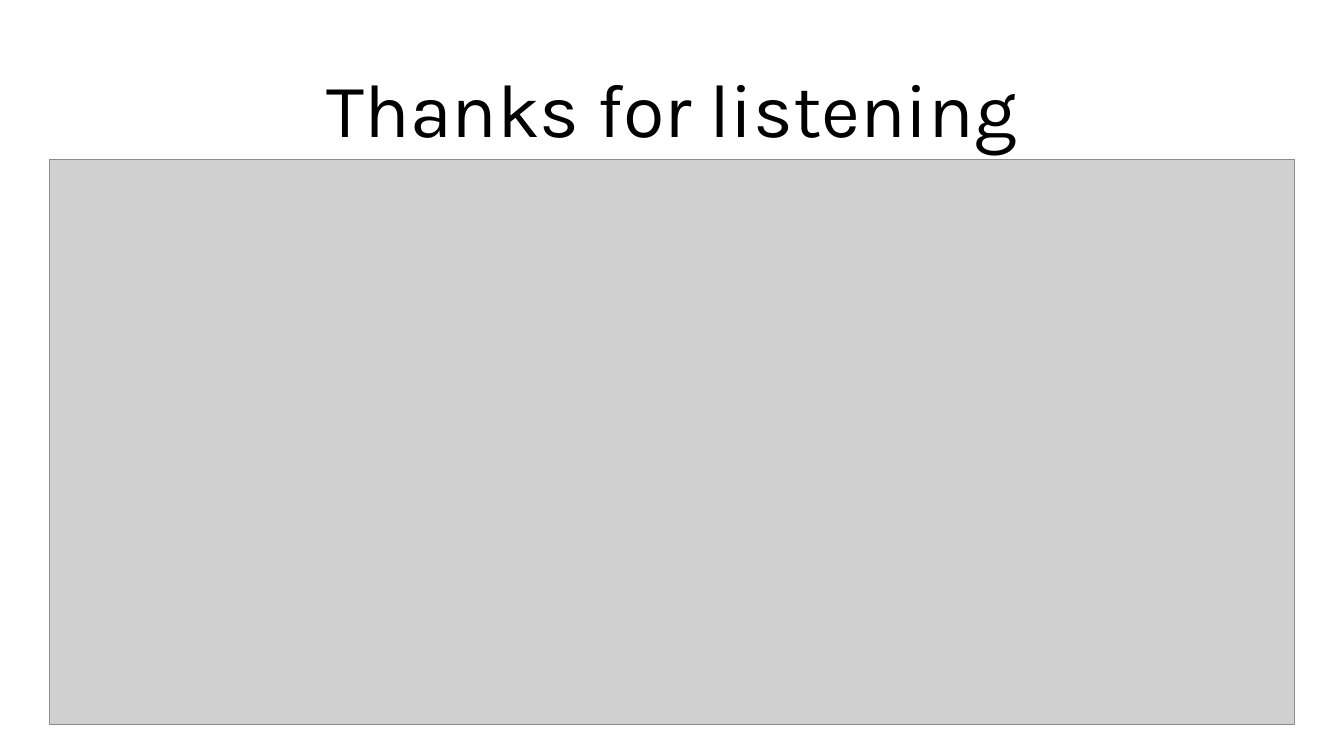
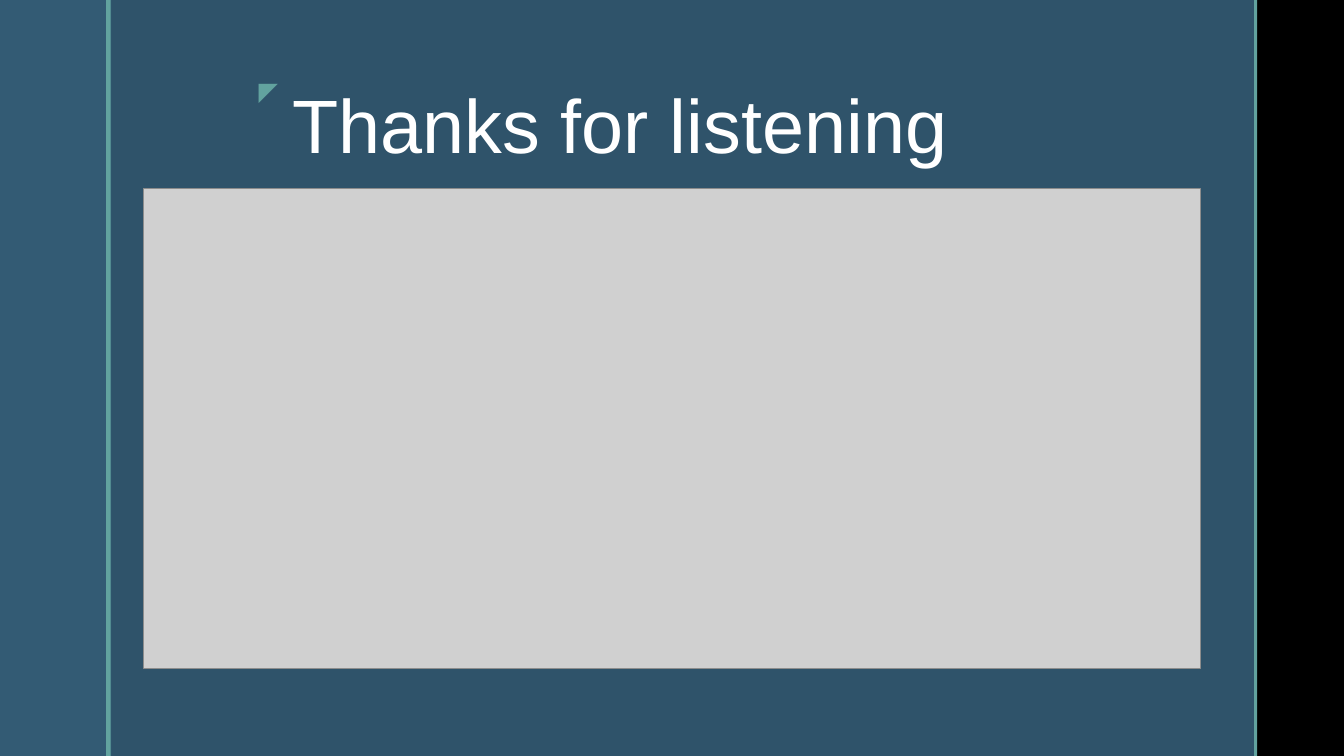
Before and after one commit to LiamKUL/MS6071Project, a slide deck: slide 6 of presentation/Presentaion.pptx (slide 7 before the commit). Drawn at 1344x756 pixels with LibreOffice and Linux fonts; fonts in the diff are those of the drawing; grey boxes stand for pictures; background and template pictures are left out. Boxes give left, top, right and bottom in pixels: in the first picture for what was removed or moved away, otherwise in the second. Text is boxed around its words. In the diff, an @@ line names an element or a change of style, - is before the commit and + after.

```diff
--- a/presentation/Presentaion.pptx
+++ b/presentation/Presentaion.pptx
@@ background #FFFFFF to picture (left out) @@
@@ rectangle added at (x1=0, y1=0, x2=106, y2=756), fill #335B74 @@
@@ rectangle added at (x1=106, y1=0, x2=111, y2=756), fill #62A39F @@
@@ rectangle added at (x1=111, y1=0, x2=1254, y2=756), fill #335B74 at 92% opacity @@
@@ rectangle added at (x1=1254, y1=0, x2=1257, y2=756), fill #62A39F @@
@@ title "Thanks for listening" moved from (x1=327, y1=85, x2=1017, y2=156) to (x1=292, y1=98, x2=947, y2=167) @@
@@ title "Thanks for listening" at (x1=292, y1=98, x2=947, y2=167): font Karla to Arial, text colour #000000 to #FFFFFF; vertical alignment middle to top @@
@@ text added at (x1=242, y1=71, x2=287, y2=111), 18 pt, text #62A39F @@
+◤
@@ picture resized from (x1=49, y1=159, x2=1296, y2=725) to (x1=143, y1=189, x2=1200, y2=668) @@
```
Also in this commit, not shown: 3 other slides changed, 2 slides added, 3 slides removed, 4 other files.
